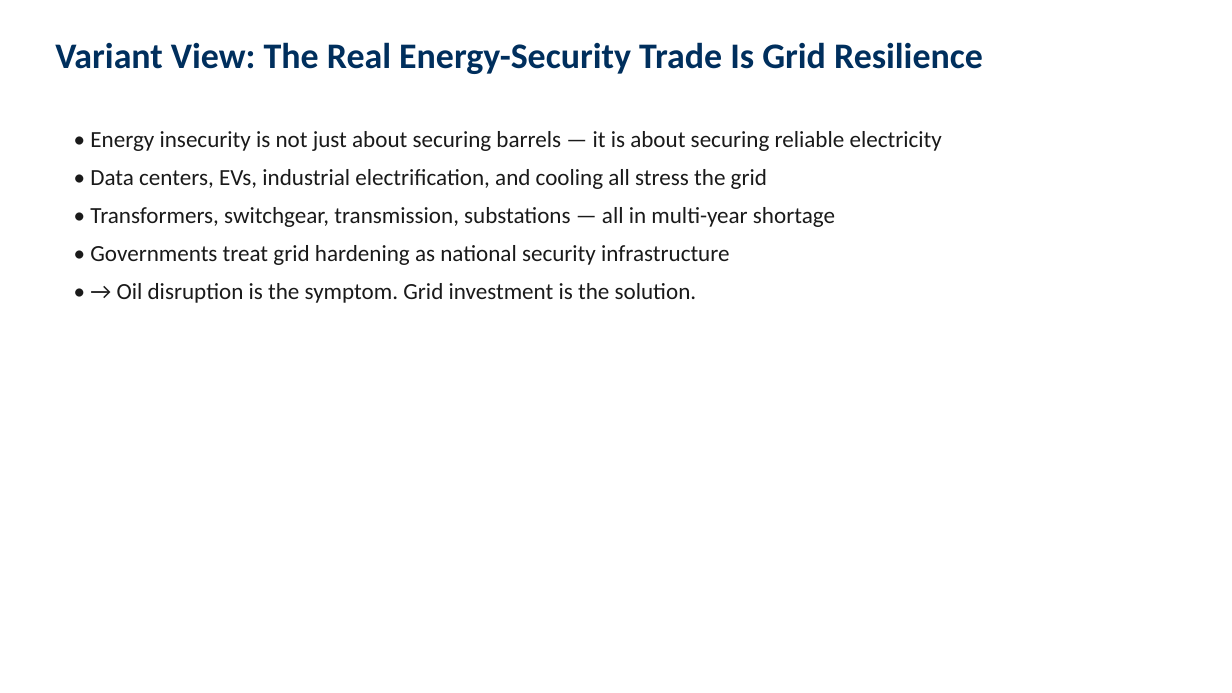
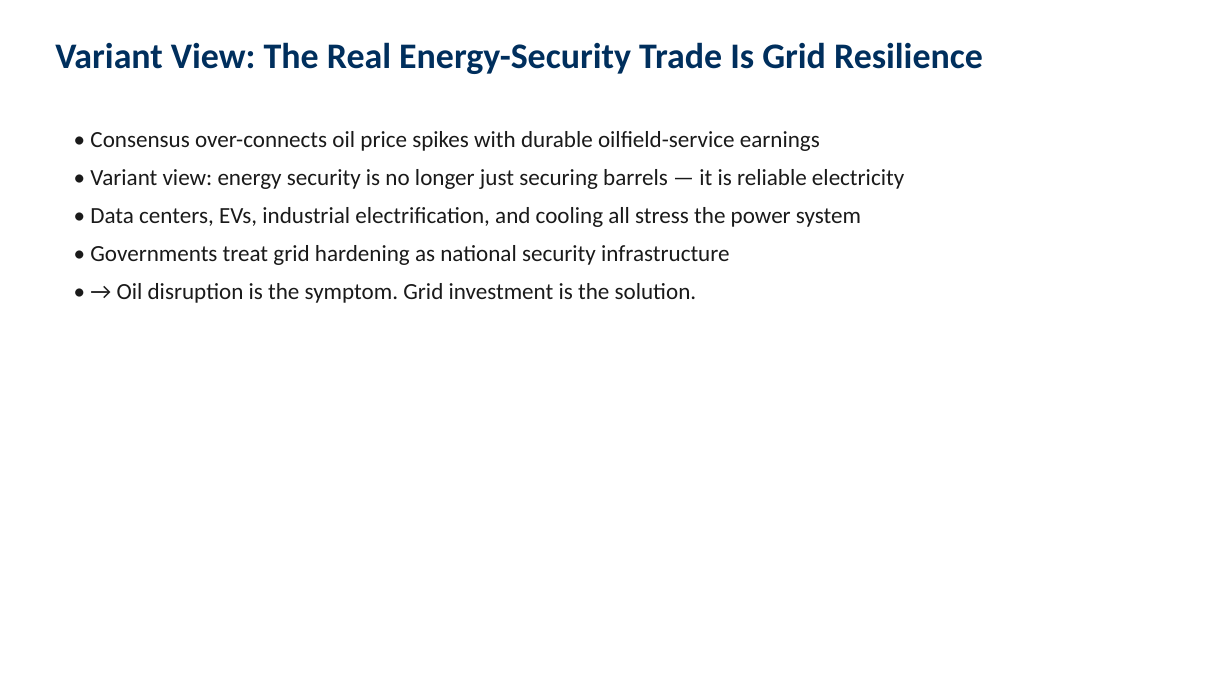
Before and after one commit to skumyol/ubs, a slide deck: slide 3 of deck/UBS_Pitch_Deck_AUTO.pptx (slide 4 before the commit). Drawn at 1232x693 pixels with LibreOffice and Linux fonts; fonts in the diff are those of the drawing. Boxes give left, top, right and bottom in pixels: in the first picture for what was removed or moved away, otherwise in the second. Text is boxed around its words. In the diff, an @@ line names an element or a change of style, - is before the commit and + after.

```diff
--- a/deck/UBS_Pitch_Deck_AUTO.pptx
+++ b/deck/UBS_Pitch_Deck_AUTO.pptx
@@ text at bbox=[90, 131, 904, 227]: text changed @@
-• Energy insecurity is not just about securing barrels — it is about securing reliable electricity
-• Data centers, EVs, industrial electrification, and cooling all stress the grid
-• Transformers, switchgear, transmission, substations — all in multi-year shortage
+• Consensus over-connects oil price spikes with durable oilfield-service earnings
+• Variant view: energy security is no longer just securing barrels — it is reliable electricity
+• Data centers, EVs, industrial electrification, and cooling all stress the power system
```
Also in this commit, not shown: 12 other slides changed, 2 slides added, 7 slides removed, 33 other files.
